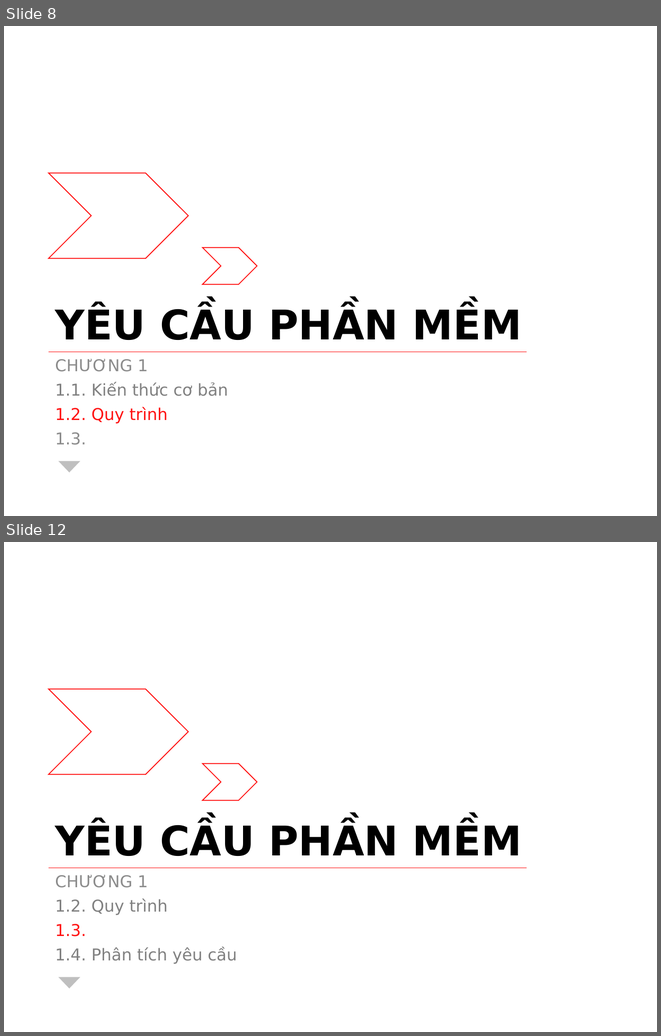
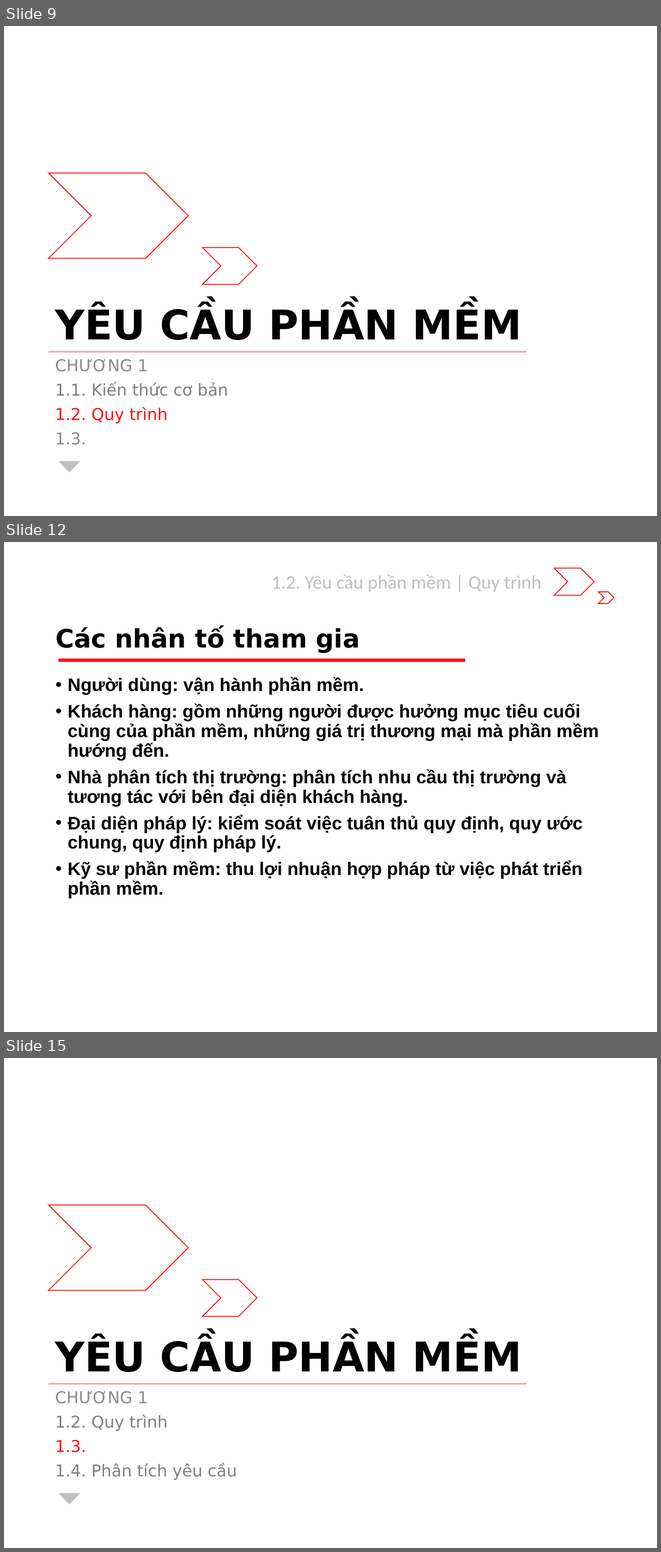
Before and after one commit to riverspart/uet-adv-sw-engineering, a slide deck: slide/dev/chapter_1/slide.pptx. Shown one above the other, each under a label of ours: slides 8 and 12 before the commit, slides 9, 12 and 15 after it; the slides between them are not shown. The pictures are 661x1036 and 661x1552 pixels, drawn with LibreOffice and Linux fonts; fonts in the diff are those of the drawing. Boxes give left, top, right and bottom in pixels: in the first picture for what was removed or moved away, otherwise in the second. Text is boxed around its words. In the diff, an @@ line names an element or a change of style, - is before the commit and + after.

```diff
--- a/slide/dev/chapter_1/slide.pptx
+++ b/slide/dev/chapter_1/slide.pptx
@@ slide 12 added at bbox=[4, 542, 657, 1032], background #FFFFFF @@
@@ chevron added at bbox=[554, 568, 593, 596], outline #FF1111 1 pt @@
@@ text added at bbox=[272, 574, 541, 592], 21 pt, text #BFBFBF @@
+1.2. Yêu cầu phần mềm | Quy trình
@@ chevron added at bbox=[598, 592, 614, 603], outline #FF1111 1 pt @@
@@ title added at bbox=[55, 627, 360, 653], 28 pt, text #000000, bold @@
+Các nhân tố tham gia
@@ rectangle added at bbox=[58, 658, 465, 661], fill #FF1111 @@
@@ text added at bbox=[68, 677, 599, 898], 20 pt, text #000000, bold @@
+• Người dùng: vận hành phần mềm.
+• Khách hàng: gồm những người được hưởng mục tiêu cuối cùng của phần mềm, những giá trị thương mại mà phần mềm hướng đến.
+• Nhà phân tích thị trường: phân tích nhu cầu thị trường và tương tác với bên đại diện khách hàng.
+• Đại diện pháp lý: kiểm soát việc tuân thủ quy định, quy ước chung, quy định pháp lý.
+• Kỹ sư phần mềm: thu lợi nhuận hợp pháp từ việc phát triển phần mềm.
@@ what was slide 8 is now slide 9 @@
@@ what was slide 12 is now slide 15 @@
```
Also in this commit, not shown: 4 slides changed, 2 other slides added, 1 other file.
